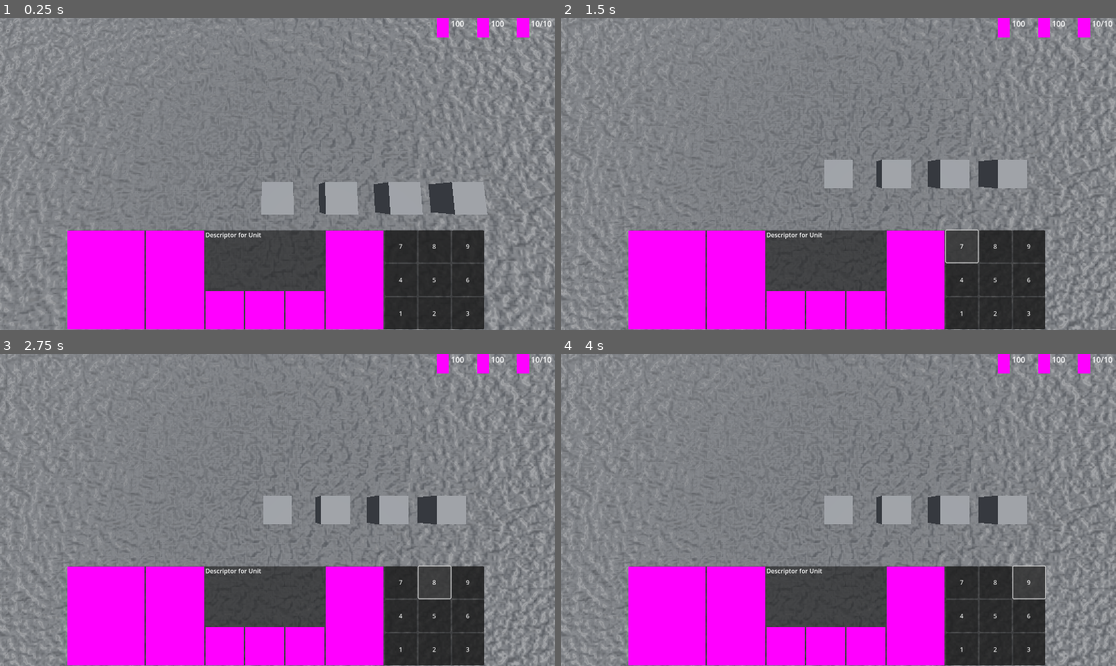
Above: before the commit, frames 1-4 (two rows, left to right).
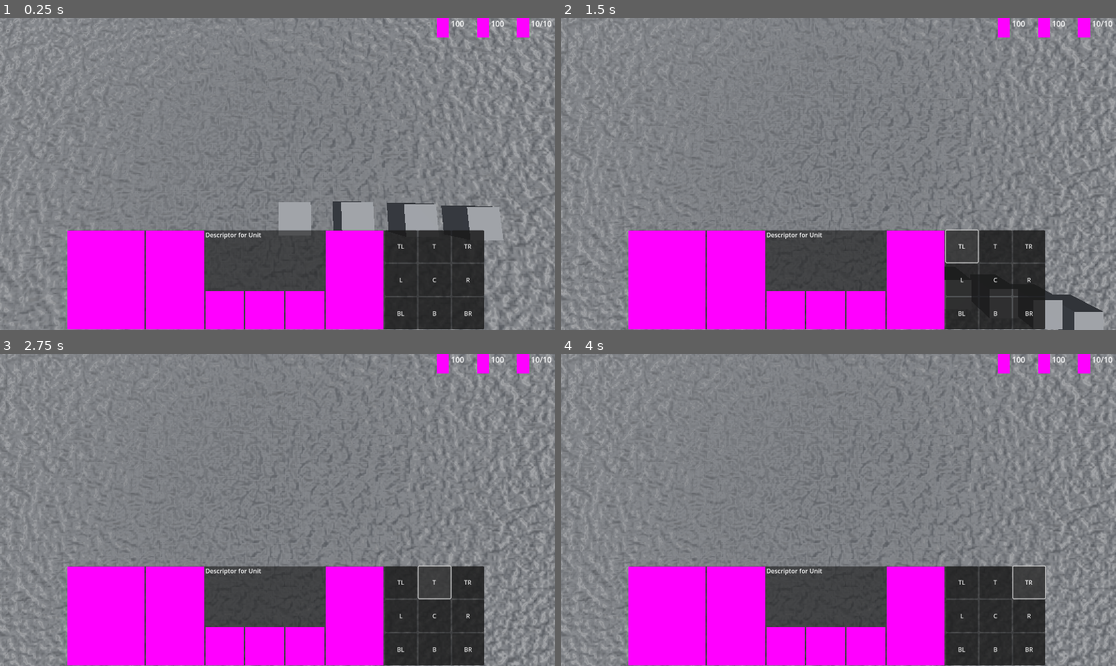
Above: after the commit, the same moments.

Repository: MichaelMacha/FakeCraft
Game: Godot game, scene res://map.tscn
Same seed, same stepped clock (60 frames per second), same inputs: the game is played once before the commit and once after it.
Inputs (mouse positions are in pixels of both pictures, inside the frame that each line leads up to):
- Up to frame 1 (0.25 s): no input
- Up to frame 2 (1.5 s): click (960, 245) at 0.5 s, where only the run before the commit has a clickable "7"; click (960, 245) at 1.25 s, where only the run after the commit has a clickable "TL"
- Up to frame 3 (2.75 s): click (432, 581) at 2 s, where only the run before the commit has a clickable "8"
- Up to frame 4 (4 s): click (993, 581) at 2.75 s, where only the run after the commit has a clickable "T"; click (1027, 581) at 3.5 s, where only the run before the commit has a clickable "9"

The runs differ from the first frame. In frame 1, 4.7% of the frame differs, in the area x 47-91%, y 52-96%; in frame 2, 3.4%; in frame 3, 2.5%; in frame 4, 2.5%.

Commit message:
Added basic unit prioritization

Diff:
--- /dev/null
+++ b/control_button.gd
@@ -0,0 +1,16 @@
+class_name ControlButton extends Node
+
+enum ButtonLocation {
+	TOP_LEFT,
+	TOP,
+	TOP_RIGHT,
+	LEFT,
+	CENTER,
+	RIGHT,
+	BOTTOM_LEFT,
+	BOTTOM,
+	BOTTOM_RIGHT
+}
+
+@export var button_location : ButtonLocation = ButtonLocation.TOP_LEFT
+@export var graphic : Texture2D
--- a/entity.gd
+++ b/entity.gd
@@ -1,6 +1,8 @@
 ## All elements which can be considered to be a controllable part of a faction.
 ## That is, all buildings, and all units, will extend this.
-class_name Entity extends Node
+class_name Entity extends CharacterBody3D
+
+signal request_update_ui
 
 @export var selection_glow : Node3D
 
@@ -12,4 +14,8 @@
 		selected = value
 		if selection_glow:
 			selection_glow.visible = value
-		#print("Selected: ", selected)
+
+		request_update_ui.emit()
+
+func _ready() -> void:
+	request_update_ui.connect($/root/Map/UI._trigger_update_ui)
--- /dev/null
+++ b/manager.gd
@@ -0,0 +1,13 @@
+## Base manager for all game activity that requires global properties or
+## global operations, but isn't specific enough for anything else. Autoload.
+
+extends Node
+
+##Enum of all unit types in the game
+enum UnitType {
+	GENERIC_UNIT
+}
+
+##List of all unit types in order of selection priority (for things like
+##determining the appropriate unit UI, and so on.
+var unit_priority : Array = [UnitType.GENERIC_UNIT]
--- a/map.tscn
+++ b/map.tscn
@@ -295,57 +295,56 @@
 layout_mode = 2
 columns = 3
 
-[node name="Button7" type="Button" parent="UI/HUD/HBoxContainer/Options"]
+[node name="ButtonTopLeft" type="Button" parent="UI/HUD/HBoxContainer/Options"]
 custom_minimum_size = Vector2(83, 83)
 layout_mode = 2
 shortcut = SubResource("Shortcut_ry66c")
-text = "7"
-
-[node name="Button8" type="Button" parent="UI/HUD/HBoxContainer/Options"]
+text = "TL"
+
+[node name="ButtonTop" type="Button" parent="UI/HUD/HBoxContainer/Options"]
 custom_minimum_size = Vector2(83, 83)
 layout_mode = 2
 shortcut = SubResource("Shortcut_28edx")
-text = "8"
-
-[node name="Button9" type="Button" parent="UI/HUD/HBoxContainer/Options"]
+text = "T"
+
+[node name="ButtonTopRight" type="Button" parent="UI/HUD/HBoxContainer/Options"]
 custom_minimum_size = Vector2(83, 83)
 layout_mode = 2
 shortcut = SubResource("Shortcut_csdhb")
-text = "9"
-
-[node name="Button4" type="Button" parent="UI/HUD/HBoxContainer/Options"]
+text = "TR"
+
+[node name="ButtonLeft" type="Button" parent="UI/HUD/HBoxContainer/Options"]
 custom_minimum_size = Vector2(83, 83)
 layout_mode = 2
 shortcut = SubResource("Shortcut_ljy4q")
-text = "4"
-
-[node name="Button5" type="Button" parent="UI/HUD/HBoxContainer/Options"]
+text = "L"
+
+[node name="ButtonCenter" type="Button" parent="UI/HUD/HBoxContainer/Options"]
 custom_minimum_size = Vector2(83, 83)
 layout_mode = 2
 shortcut = SubResource("Shortcut_pka3h")
-text = "5"
-
-[node name="Button6" type="Button" parent="UI/HUD/HBoxContainer/Options"]
+text = "C"
+
+[node name="ButtonRight" type="Button" parent="UI/HUD/HBoxContainer/Options"]
 custom_minimum_size = Vector2(83, 83)
 layout_mode = 2
 shortcut = SubResource("Shortcut_7odp4")
-text = "6"
-
-[node name="Button1" type="Button" parent="UI/HUD/HBoxContainer/Options"]
+text = "R"
+
+[node name="ButtonBottomLeft" type="Button" parent="UI/HUD/HBoxContainer/Options"]
 custom_minimum_size = Vector2(83, 83)
 layout_mode = 2
 shortcut = SubResource("Shortcut_j0asl")
-text = "1"
-
-[node name="Button2" type="Button" parent="UI/HUD/HBoxContainer/Options"]
+text = "BL"
+
+[node name="ButtonBottom" type="Button" parent="UI/HUD/HBoxContainer/Options"]
 custom_minimum_size = Vector2(83, 83)
 layout_mode = 2
 shortcut = SubResource("Shortcut_pn8x5")
-text = "2"
-
-[node name="Button3" type="Button" parent="UI/HUD/HBoxContainer/Options"]
+text = "B"
+
+[node name="ButtonBottomRight" type="Button" parent="UI/HUD/HBoxContainer/Options"]
 custom_minimum_size = Vector2(83, 83)
 layout_mode = 2
 shortcut = SubResource("Shortcut_w3cex")
-text = "3
-"
+text = "BR"
--- a/project.godot
+++ b/project.godot
@@ -14,6 +14,14 @@
 run/main_scene="res://map.tscn"
 config/features=PackedStringArray("4.3", "Forward Plus")
 config/icon="res://icon.svg"
+
+[autoload]
+
+Manager="*res://manager.gd"
+
+[editor]
+
+movie_writer/movie_file="/home/michael/Desktop/fakecraft.avi"
 
 [editor_plugins]
 
--- a/ui.gd
+++ b/ui.gd
@@ -23,6 +23,10 @@
 var mouse_down_time : float
 var drag_start : Vector3
 var drag_end : Vector3
+
+func _physics_process(delta: float) -> void:
+	if update_frame == Engine.get_process_frames():
+		update_ui()
 
 func _process(_delta: float) -> void:
 	queue_redraw()
@@ -103,3 +107,51 @@
 			Rect2(new_origin, get_global_mouse_position() - new_origin),
 				Color.GREEN, false, 2.0
 			)
+
+var update_frame := 0
+
+## Receives signal triggering a UI update. The actual update happens in
+## _physics_process, as this is frequently emitted by every unit and to
+## do it here would be needlessly expensive.
+func _trigger_update_ui() -> void:
+	update_frame = Engine.get_process_frames()
+
+#TODO: Unit test with second unit
+func update_ui() -> void:
+	# Called at most once per physics frame, by design
+
+	# Here, we need to get the unit type which is of highest priority with a
+	# basic sort
+
+	var entity : Entity = get_selection_priority()
+	print("Selected entity: ", entity)
+
+	if entity:
+		# We make certain enforced assumptions about entities.
+		# They should all have a Controls child node, which contains a list
+		# of ControlButtons.
+		assert(entity.has_node("Controls"))
+
+		var controls := entity.get_node("Controls")
+		print("Controls: ", controls)
+
+		#TODO: Iterate over all locations
+		#	Find matching control button and place its graphic
+		#	Associate a lambda from ControlButton with the button press
+
+
+func get_selection_priority() -> Entity:
+	var selected : Array = units.get_children() \
+		.filter(func(child): return child.selected)
+	selected.sort_custom(
+			func(child1, child2):
+				var priority1 = Manager.unit_priority.find(child1)
+				var priority2 = Manager.unit_priority.find(child2)
+				return priority1 > priority2
+				)
+
+	#NOTE: Should this be .front()?
+	if not selected.is_empty():
+		return selected.back()
+	else:
+		return null
--- a/unit.gd
+++ b/unit.gd
@@ -1,3 +1,59 @@
+## Default unit. /TOO default/, shouldn't show up in actual gameplay, but,
+## core of all tests on units.
+
 class_name Unit extends Entity
 
+@onready var navagent: NavigationAgent3D = $NavigationAgent3D
+
+## Speed of movement along navigation path
+@export var movement_speed := 4.0
+
+## Distance to target which is considered arrival
+@export var critical_distance := 0.5
+
+@export_category("Identification")
+
+## Identifies the unit type to the game manager
+@export var unit_type : Manager.UnitType = Manager.UnitType.GENERIC_UNIT
+
+var move_queue : Array[Vector3] \
+	#Debug list:
+	= [Vector3(12.0, 0.0, 12.0), Vector3(12.0, 0.0, -12.0), Vector3(0.0, 0.0, 0.0)]
+
+
 @onready var ui : UI = $"/root/Map/UI"
+
+
+## Enqueues a point onto the move queue, as an additional destination.
+func enqueue(point : Vector3) -> void:
+	move_queue.push_back(point)
+
+## Dequeues the next movement point from the move queue. Assumes that such
+## a point exists, so be sure to check.
+func dequeue() -> Vector3:
+	return move_queue.pop_front()
+
+
+func _physics_process(delta: float) -> void:
+	# Do not query when navigation map is unbaked
+	if NavigationServer3D.map_get_iteration_id(navagent.get_navigation_map()) == 0:
+		return
+
+	if navagent.is_navigation_finished():
+		if not move_queue.is_empty():
+			navagent.target_position = dequeue()
+	else:
+		var next_path_position := navagent.get_next_path_position()
+		var new_velocity := global_position.direction_to(next_path_position) \
+			* movement_speed
+
+		if navagent.avoidance_enabled:
+			navagent.set_velocity(new_velocity)
+		else:
+			_on_navigation_agent_3d_velocity_computed(new_velocity)
+
+
+
+func _on_navigation_agent_3d_velocity_computed(safe_velocity: Vector3) -> void:
+	velocity = safe_velocity
+	move_and_slide()
--- a/unit.tscn
+++ b/unit.tscn
@@ -1,7 +1,9 @@
-[gd_scene load_steps=5 format=3 uid="uid://lhvj5hnos8l4"]
+[gd_scene load_steps=7 format=3 uid="uid://lhvj5hnos8l4"]
 
 [ext_resource type="Script" path="res://unit.gd" id="1_ahi1y"]
 [ext_resource type="PackedScene" uid="uid://b0ybihm5n4b5p" path="res://glow ring.tscn" id="2_5gjeh"]
+[ext_resource type="Script" path="res://walk_action.gd" id="2_hvjny"]
+[ext_resource type="Texture2D" uid="uid://bg5lwd43ml6iq" path="res://graphics/Controls/walk_icon.png" id="3_gm0or"]
 
 [sub_resource type="BoxMesh" id="BoxMesh_8ju7t"]
 
@@ -11,6 +13,12 @@
 input_capture_on_drag = true
 script = ExtResource("1_ahi1y")
 selection_glow = NodePath("disc")
+
+[node name="Controls" type="Node" parent="."]
+
+[node name="WalkAction" type="Node" parent="Controls"]
+script = ExtResource("2_hvjny")
+graphic = ExtResource("3_gm0or")
 
 [node name="disc" parent="." instance=ExtResource("2_5gjeh")]
 transform = Transform3D(1, 0, 0, 0, 1, 0, 0, 0, 1, 0, 0.1, 0)
@@ -24,4 +32,8 @@
 transform = Transform3D(1, 0, 0, 0, 1, 0, 0, 0, 1, 0, 0.5, 0)
 shape = SubResource("BoxShape3D_pyosb")
 
+[node name="NavigationAgent3D" type="NavigationAgent3D" parent="."]
+avoidance_enabled = true
+
 [connection signal="input_event" from="." to="." method="_on_input_event"]
+[connection signal="velocity_computed" from="NavigationAgent3D" to="." method="_on_navigation_agent_3d_velocity_computed"]
--- /dev/null
+++ b/walk_action.gd
@@ -0,0 +1 @@
+class_name WalkAction extends ControlButton
Binary file added: graphics/Controls/walk_icon.png
Not shown, added: graphics/Controls/walk_icon.png.import
Not shown, removed: .FakeCraft Notes.kate-swp
Not shown, changed: FakeCraft Notes
Not shown, added: graphics/Controls/walk_icon.png~
